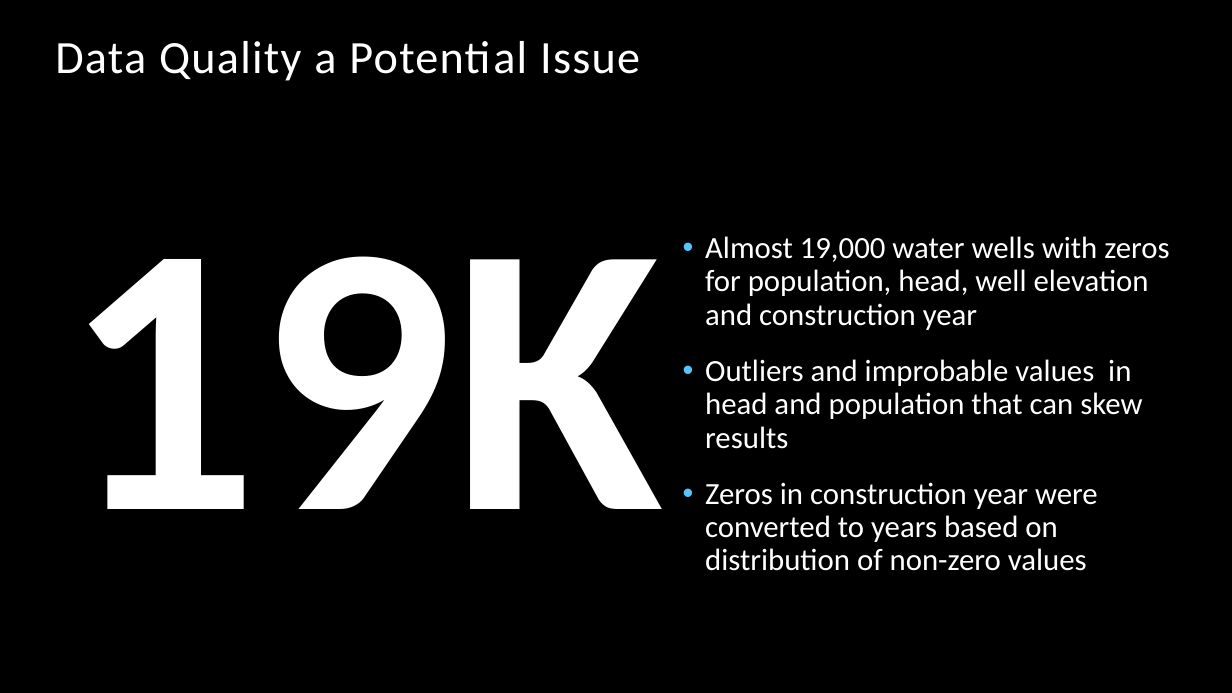
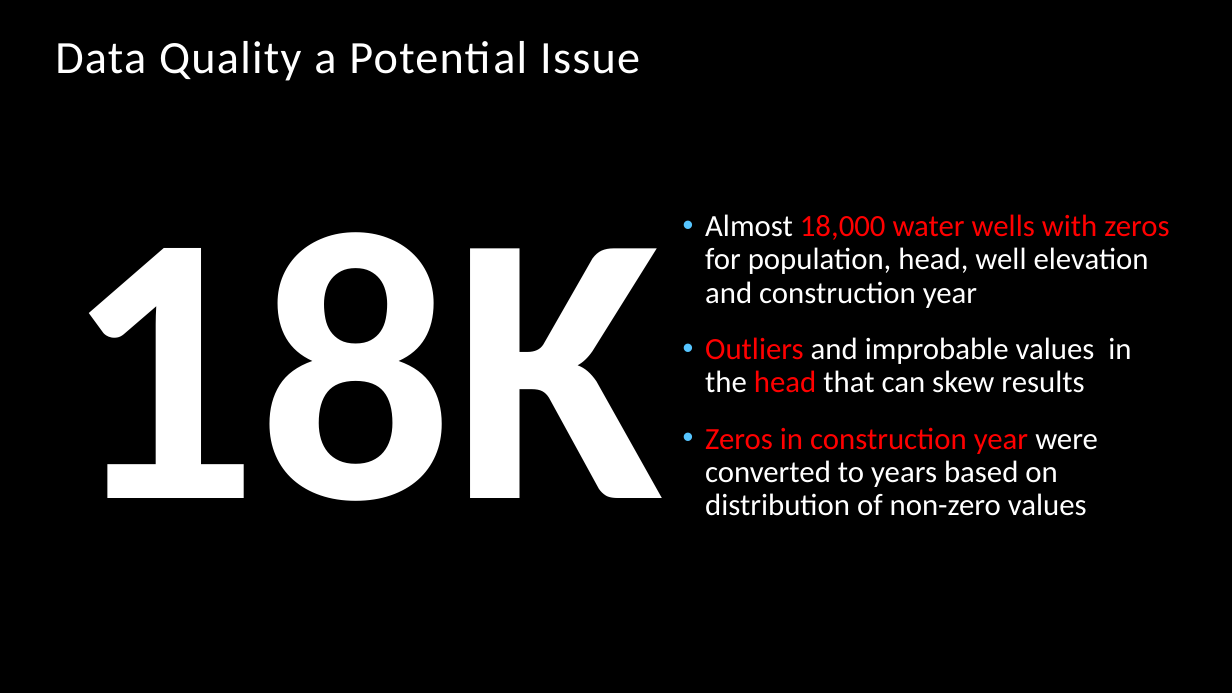
Before and after one commit to bentson1187/phase_3_project, a slide deck: slide 3 of Stakeholder Presentation.pptx. Drawn at 1232x693 pixels with LibreOffice and Linux fonts; fonts in the diff are those of the drawing; background and template pictures are left out. Boxes give left, top, right and bottom in pixels: in the first picture for what was removed or moved away, otherwise in the second. Text is boxed around its words. In the diff, an @@ line names an element or a change of style, - is before the commit and + after.

```diff
--- a/Stakeholder Presentation.pptx
+++ b/Stakeholder Presentation.pptx
@@ text "Almost 18,000 water wells with ...": place and size @@
-text "Almost 18,000 water wells with ..." at (705,236,1169,571)
+text "Almost 18,000 water wells with ..." at (705,214,1169,516)
@@ text at (63,232,663,501): text changed @@
-19K
+18K
@@ text at (705,214,1169,393): text changed @@
-• Almost 19,000 water wells with zeros for population, head, well elevation and construction year
-• Outliers and improbable values in head and population that can skew results
+• Almost 18,000 water wells with zeros for population, head, well elevation and construction year
+• Outliers and improbable values in the head that can skew results
@@ text at (705,427,1098,516): text colour #FFFFFF to #FF0000 in "Zeros in construction year" @@
```
Also in this commit, not shown: 4 other slides changed, 4 other files.
